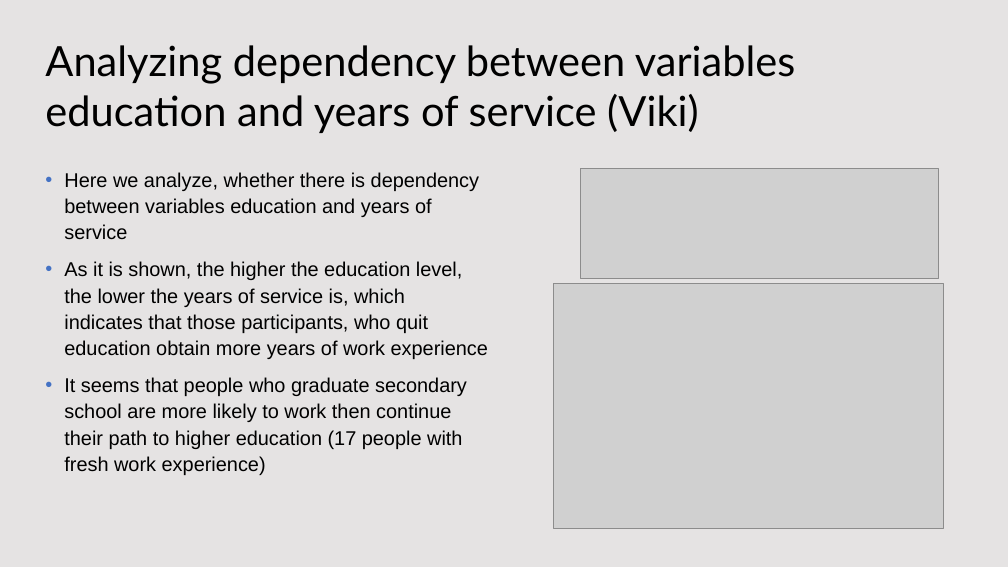
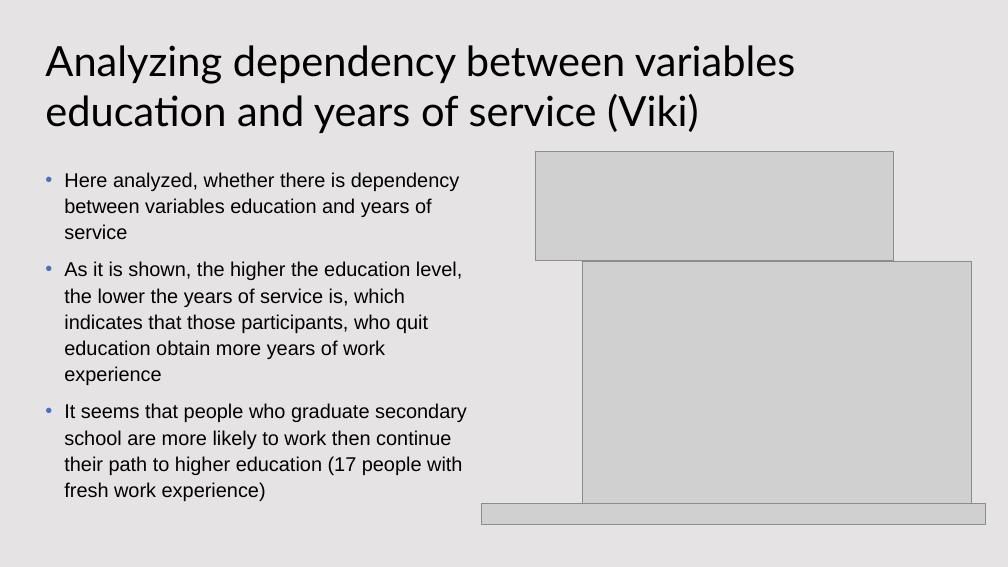
Before and after one commit to KatieRJ/BigDataProject, a slide deck: slide 14 of BigDataProject presentation.pptx (slide 13 before the commit). Drawn at 1008x567 pixels with LibreOffice and Linux fonts; fonts in the diff are those of the drawing; grey boxes stand for pictures; background and template pictures are left out. Boxes give left, top, right and bottom in pixels: in the first picture for what was removed or moved away, otherwise in the second. Text is boxed around its words. In the diff, an @@ line names an element or a change of style, - is before the commit and + after.

```diff
--- a/BigDataProject presentation.pptx
+++ b/BigDataProject presentation.pptx
@@ text at [64,172,459,240]: text changed @@
-• Here we analyze, whether there is dependency between variables education and years of service
+• Here analyzed, whether there is dependency between variables education and years of service
@@ picture: place and size @@
-picture at [581,169,939,278]
+picture at [535,151,894,261]
@@ picture: place and size @@
-picture at [554,283,944,529]
+picture at [582,261,972,507]
@@ picture added at [482,504,986,525] @@
```
Also in this commit, not shown: 7 other slides changed, 2 slides added, 1 other file.
